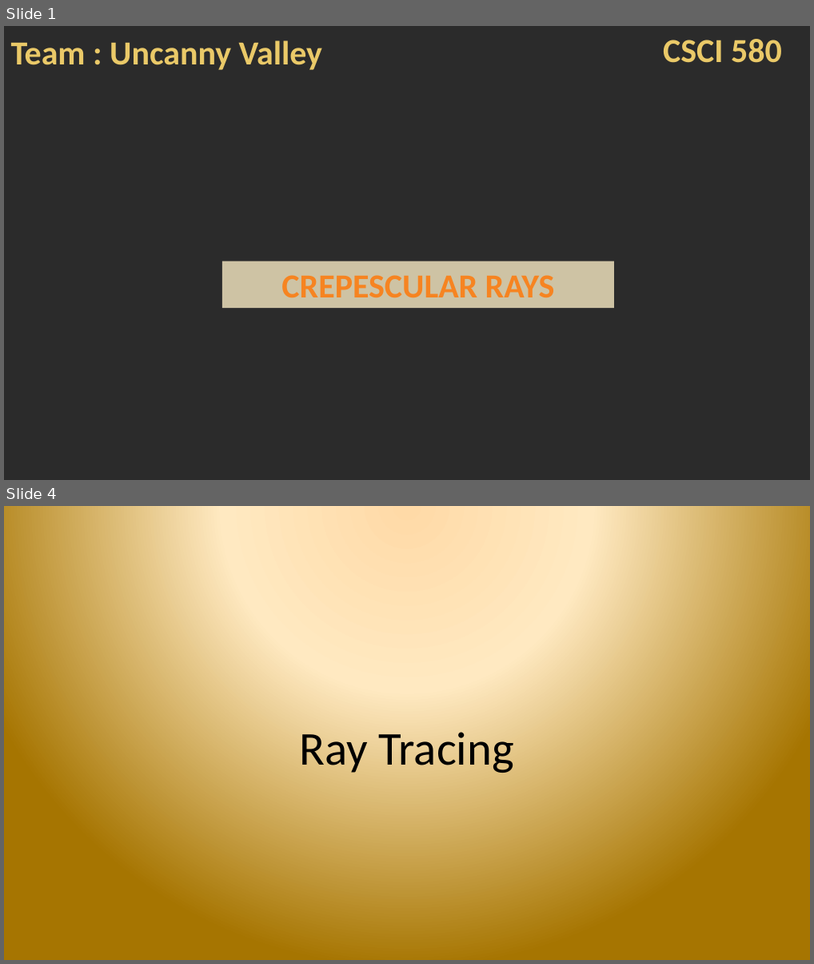
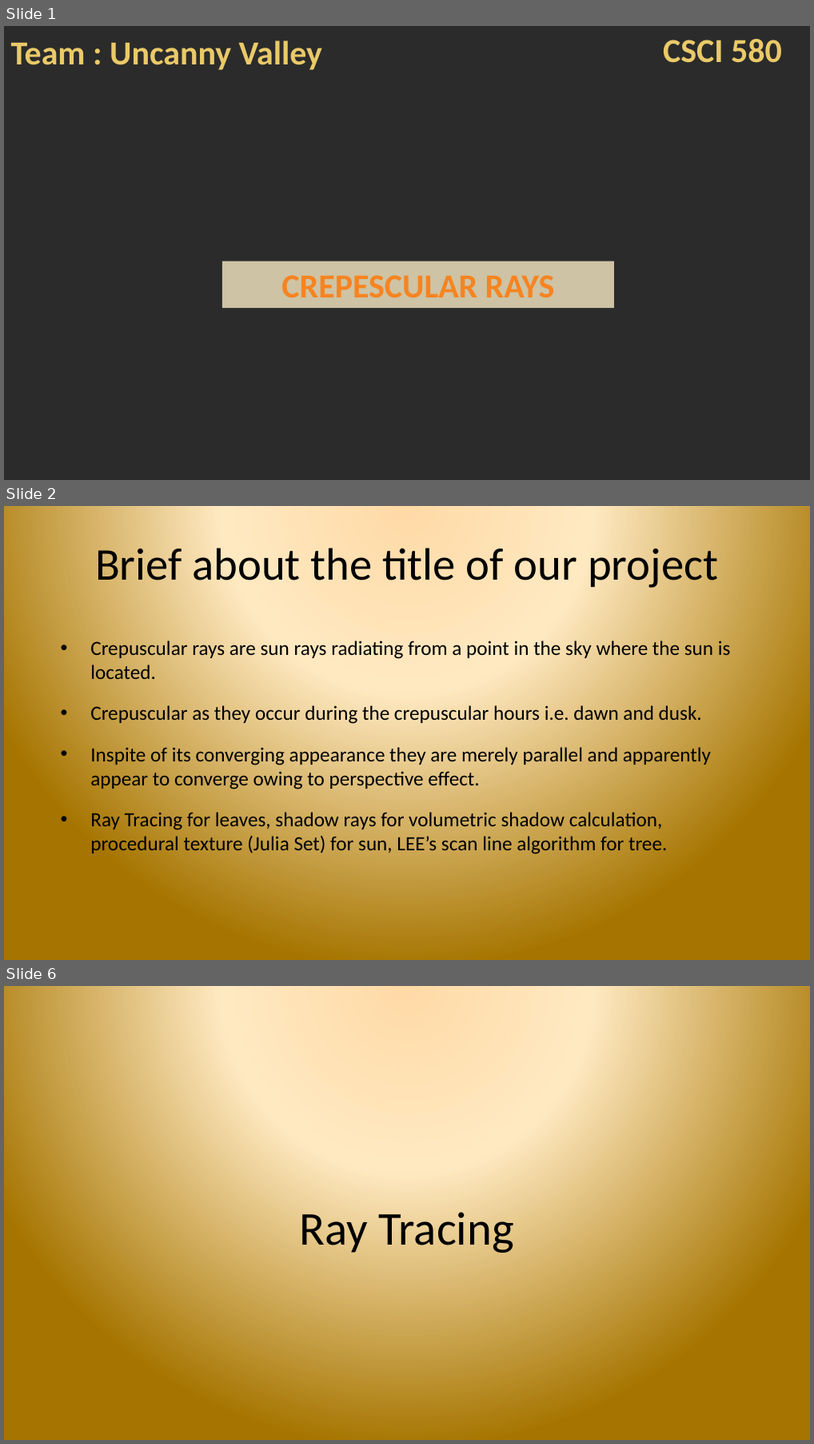
Before and after one commit to sreepada/CSCI580Project, a slide deck: documentation/FinalPresentation_UncannyValley.pptx. Shown one above the other, each under a label of ours: slides 1 and 4 before the commit, slides 1, 2 and 6 after it; the slides between them are not shown. The pictures are 814x964 and 814x1444 pixels, drawn with LibreOffice and Linux fonts; fonts in the diff are those of the drawing; background and template pictures are left out; a plain dark background stands for a picture behind light text. Boxes give left, top, right and bottom in pixels: in the first picture for what was removed or moved away, otherwise in the second. Text is boxed around its words. In the diff, an @@ line names an element or a change of style, - is before the commit and + after.

```diff
--- a/documentation/FinalPresentation_UncannyValley.pptx
+++ b/documentation/FinalPresentation_UncannyValley.pptx
@@ slide 2 added at <box>4,506,810,960</box>, background picture (left out) @@
@@ title added at <box>95,542,718,591</box>, 54 pt, text #000000 @@
+Brief about the title of our project
@@ text added at <box>90,640,731,854</box>, 24 pt, text #000000 @@
+• Crepuscular rays are sun rays radiating from a point in the sky where the sun is located.
+• Crepuscular as they occur during the crepuscular hours i.e. dawn and dusk.
+• Inspite of its converging appearance they are merely parallel and apparently appear to converge owing to perspective effect.
+• Ray Tracing for leaves, shadow rays for volumetric shadow calculation, procedural texture (Julia Set) for sun, LEE’s scan line algorithm for tree.
@@ what was slide 4 is now slide 6 @@
```
Also in this commit, not shown: 4 slides changed, 4 other slides added, 1 slide removed, 3 other files.
